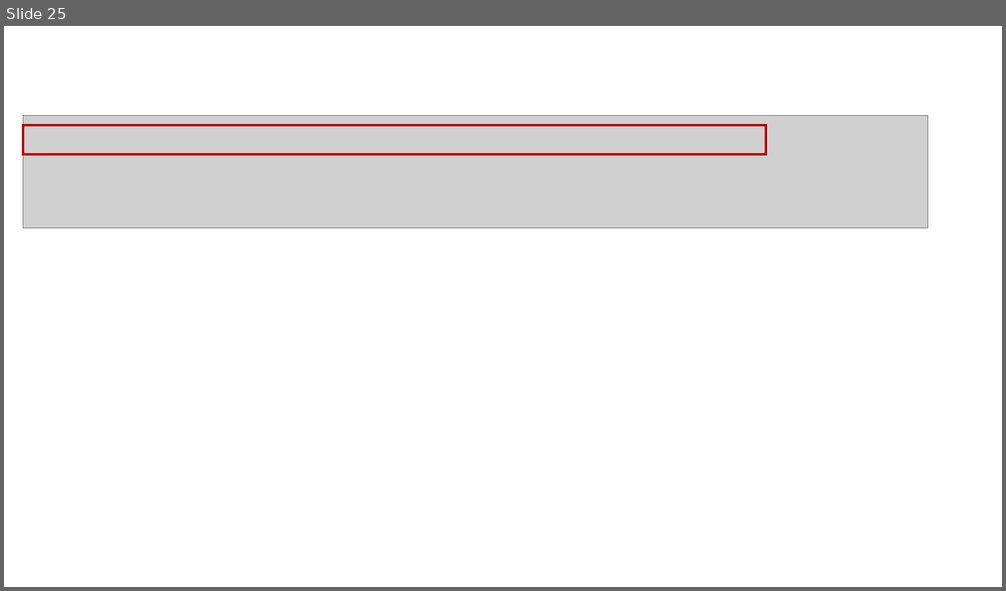
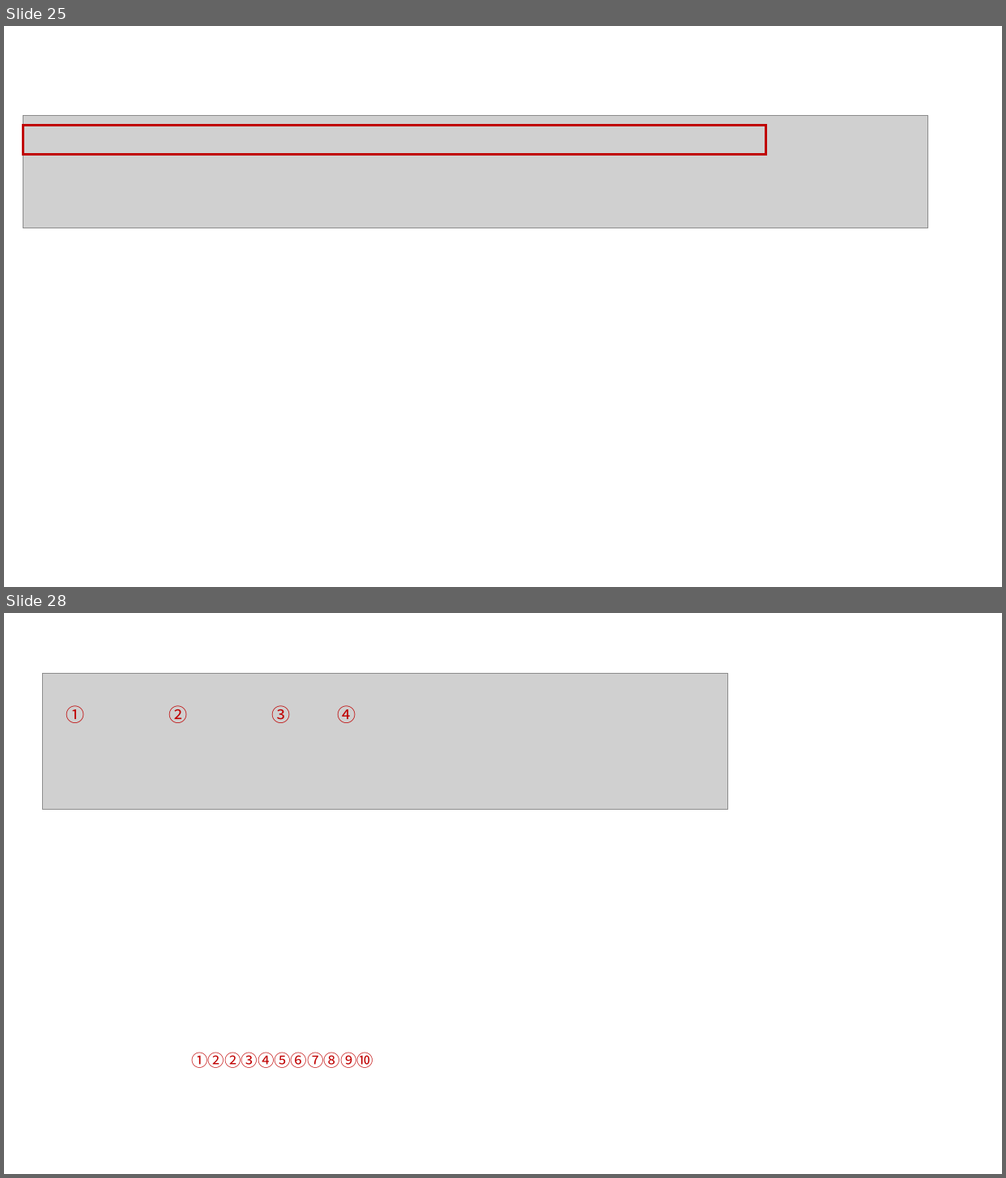
Before and after one commit to samsungint/manual, a slide deck: image2.pptx. Shown one above the other, each under a label of ours: slide 25 before the commit, slides 25 and 28 after it; the slides between them are not shown. The pictures are 1006x591 and 1006x1178 pixels, drawn with LibreOffice and Linux fonts; fonts in the diff are those of the drawing; grey boxes stand for pictures. Boxes give left, top, right and bottom in pixels: in the first picture for what was removed or moved away, otherwise in the second. Text is boxed around its words. In the diff, an @@ line names an element or a change of style, - is before the commit and + after.

```diff
--- a/image2.pptx
+++ b/image2.pptx
@@ slide 28 added at box(4, 613, 1002, 1174), background #FFFFFF @@
@@ picture added at box(42, 674, 727, 810) @@
@@ text added at box(66, 705, 84, 723), 18 pt, text #C00000 @@
+①
@@ text added at box(168, 705, 187, 723), 18 pt, text #C00000 @@
+②
@@ text added at box(272, 705, 291, 723), 18 pt, text #C00000 @@
+③
@@ text added at box(338, 705, 356, 723), 18 pt, text #C00000 @@
+④
@@ text added at box(191, 1052, 373, 1068), 16 pt, text #C00000 @@
+①②②③④⑤⑥⑦⑧⑨⑩
```
Also in this commit, not shown: 11 other slides added, 29 other files.
